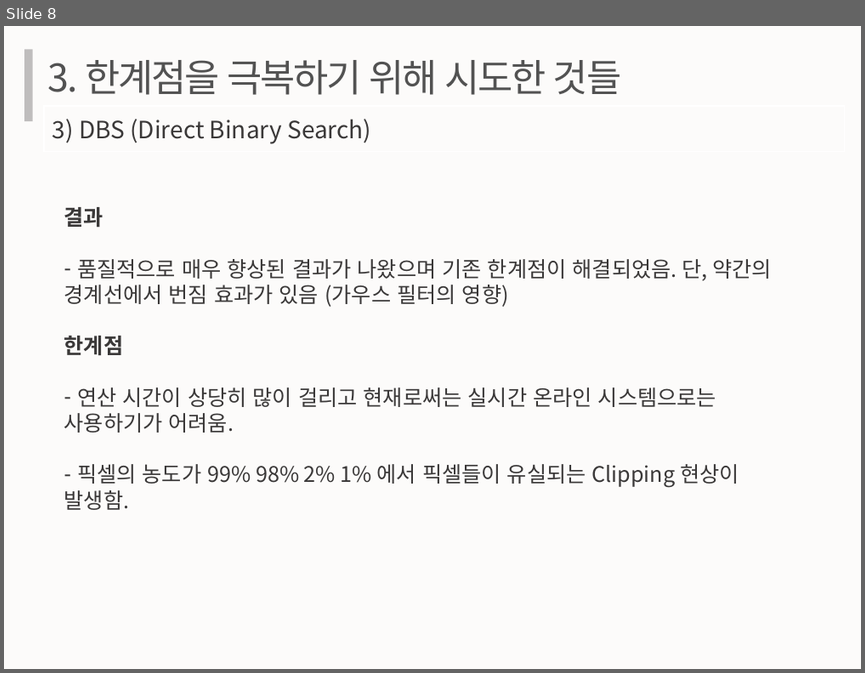
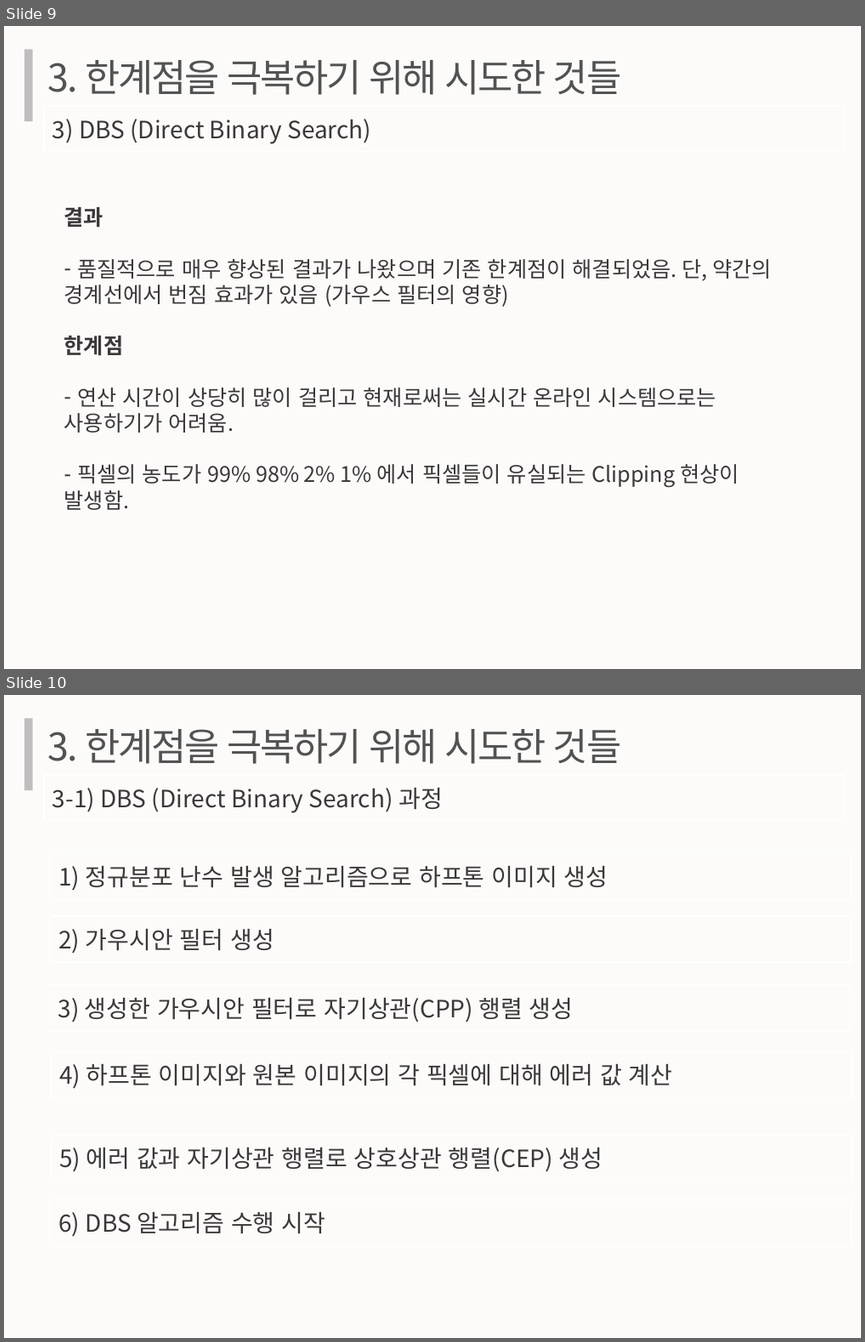
Before and after one commit to wlghd28/Dithering, a slide deck: 프로젝트발표.pptx. Shown one above the other, each under a label of ours: slide 8 before the commit, slides 9 and 10 after it. The pictures are 865x673 and 865x1342 pixels, drawn with LibreOffice and Linux fonts; fonts in the diff are those of the drawing. Boxes give left, top, right and bottom in pixels: in the first picture for what was removed or moved away, otherwise in the second. Text is boxed around its words. In the diff, an @@ line names an element or a change of style, - is before the commit and + after.

```diff
--- a/프로젝트발표.pptx
+++ b/프로젝트발표.pptx
@@ slide 10 added at bbox=[4, 695, 861, 1338], background #FCFBFA @@
@@ rectangle added at bbox=[24, 718, 32, 790], fill #BFBDBD @@
@@ text added at bbox=[48, 729, 621, 764], 32 pt, text #525252 @@
+3. 한계점을 극복하기 위해 시도한 것들
@@ rectangle added at bbox=[44, 775, 845, 820], outline #FFFFFF 1 pt, 20 pt, text #3A3838 @@
+3-1) DBS (Direct Binary Search) 과정
@@ rectangle added at bbox=[50, 853, 851, 899], outline #FFFFFF 1 pt, 20 pt, text #3A3838 @@
+1) 정규분포 난수 발생 알고리즘으로 하프톤 이미지 생성
@@ rectangle added at bbox=[50, 916, 851, 961], outline #FFFFFF 1 pt, 20 pt, text #3A3838 @@
+2) 가우시안 필터 생성
@@ rectangle added at bbox=[49, 985, 850, 1030], outline #FFFFFF 1 pt, 20 pt, text #3A3838 @@
+3) 생성한 가우시안 필터로 자기상관(CPP) 행렬 생성
@@ rectangle added at bbox=[51, 1051, 851, 1097], outline #FFFFFF 1 pt, 20 pt, text #3A3838 @@
+4) 하프톤 이미지와 원본 이미지의 각 픽셀에 대해 에러 값 계산
@@ rectangle added at bbox=[51, 1134, 851, 1180], outline #FFFFFF 1 pt, 20 pt, text #3A3838 @@
+5) 에러 값과 자기상관 행렬로 상호상관 행렬(CEP) 생성
@@ rectangle added at bbox=[50, 1200, 851, 1245], outline #FFFFFF 1 pt, 20 pt, text #3A3838 @@
+6) DBS 알고리즘 수행 시작
@@ what was slide 8 is now slide 9 @@
```
Also in this commit, not shown: 1 slide changed, 5 other slides added.
